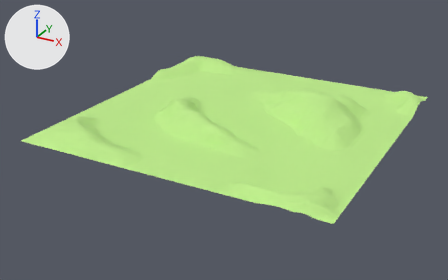
Before and after pictures for a commit that changed the COLLADA model obj/lolz.dae.
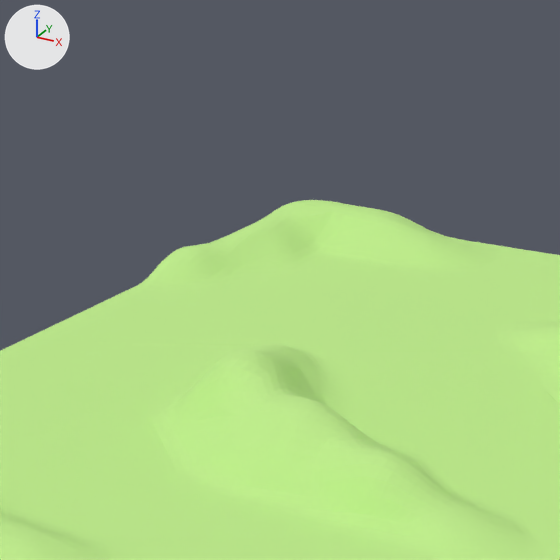
Old and new are each drawn whole from a 50 mm camera at (11.3, -22.29, 9.77) aimed at (-0.51, -0.83, -0.97) and again close up on the part from 25% to 60% of the width and 0% to 56% of the height. Arrows for +X, +Y and +Z are at upper left; the lights stay in place. Where no turn or scale is listed for an object, it has been applied to the vertices.
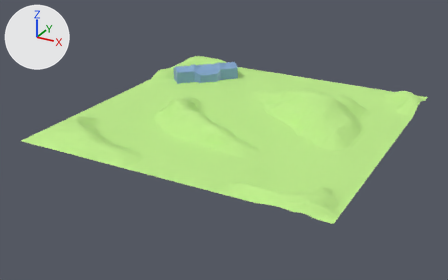
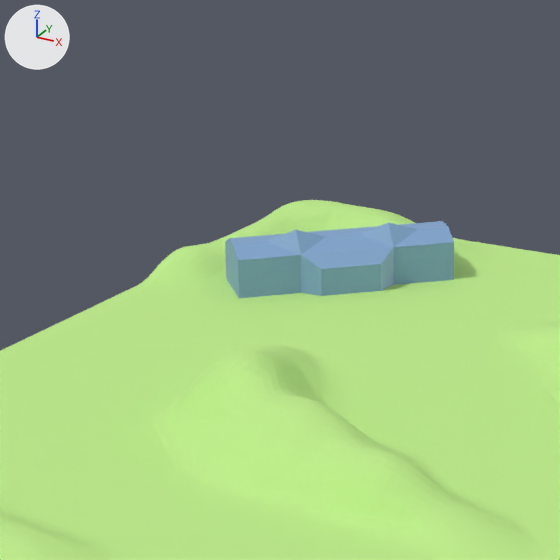
Where the newer file only moved an object's origin or applied its transform, the numbers keep the older frame.

Changed parts and their boxes (x1, y1, x2, y2) in the close-ups (560 x 560 px):
'Barn', added: after (225, 221, 454, 298)

What the commit changed:
Material 'Material' (mat_material) is new.
Its base color is (0.227, 0.386, 0.64) (blue #83a7d1).
Its roughness is 0.44.
Mesh me_cube is new.
It has 72 vertices, 140 faces and spans x -1.52..1.34, y -1.32..1.51, z -1.03..0.15.
It uses material mat_material (blue #83a7d1).
Object 'Barn' (ob_barn) is new; it shows me_cube.
Its location is (-4.08, 3.81, 0.58).
